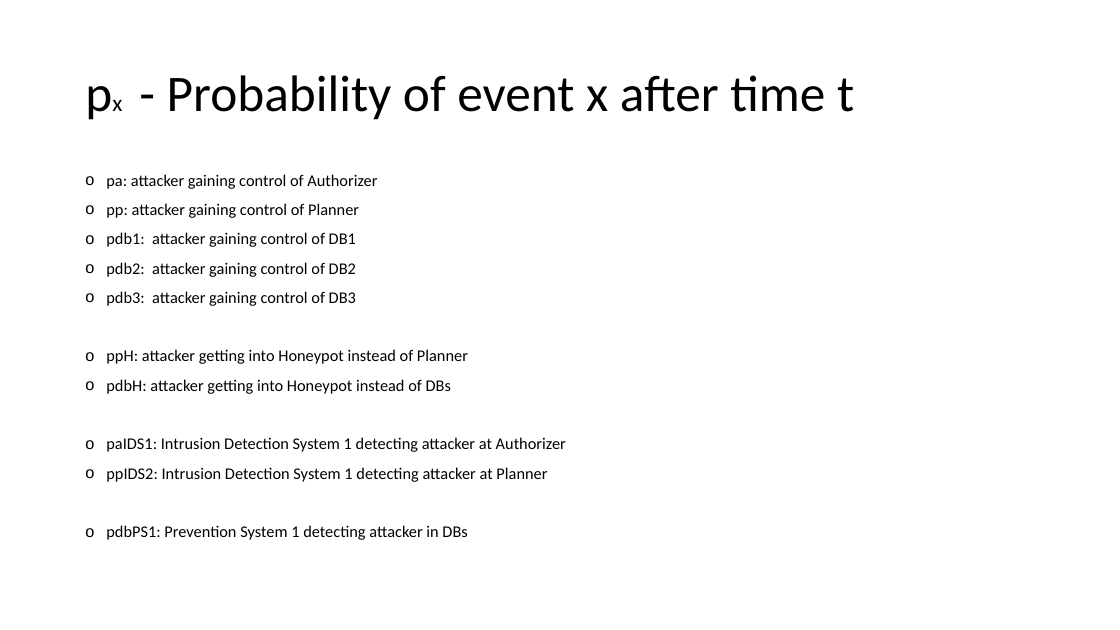
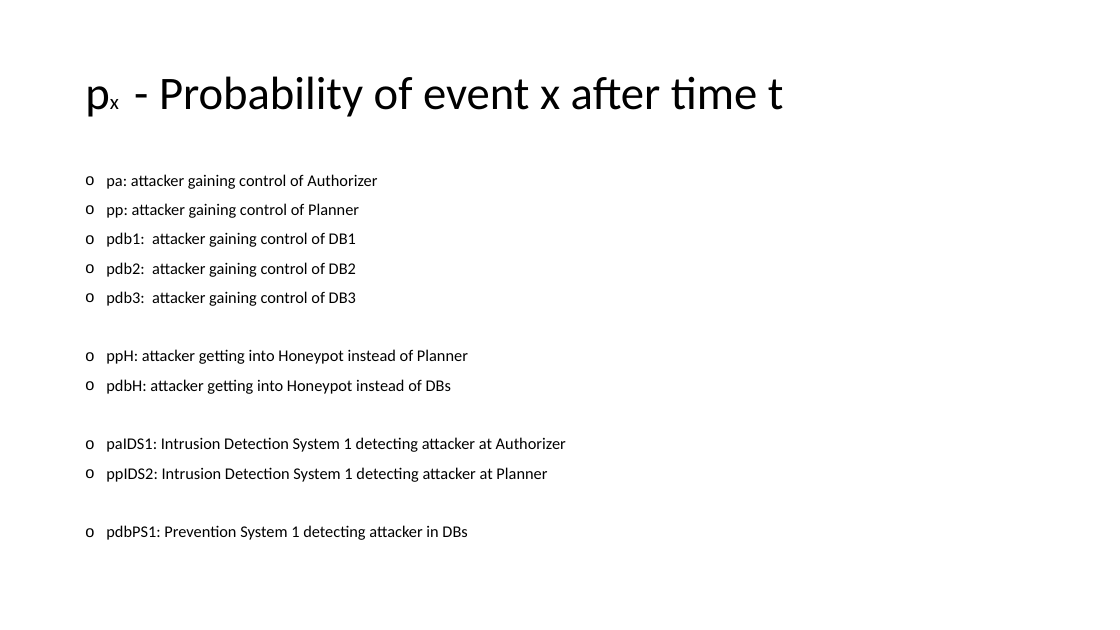
Before and after one commit to cailllev/PA, a slide deck: slide 3 of Model.pptx. Drawn at 1120x630 pixels with LibreOffice and Linux fonts; fonts in the diff are those of the drawing. Boxes give left, top, right and bottom in pixels: in the first picture for what was removed or moved away, otherwise in the second. Text is boxed around its words. In the diff, an @@ line names an element or a change of style, - is before the commit and + after.

```diff
--- a/Model.pptx
+++ b/Model.pptx
@@ title "px - Probability of event ..." at box(159, 76, 784, 117): size 44 to 40 pt; size 20 to 18 pt in "px" @@
```
Also in this commit, not shown: 5 other slides changed, 1 slide added, 2 slides removed.
